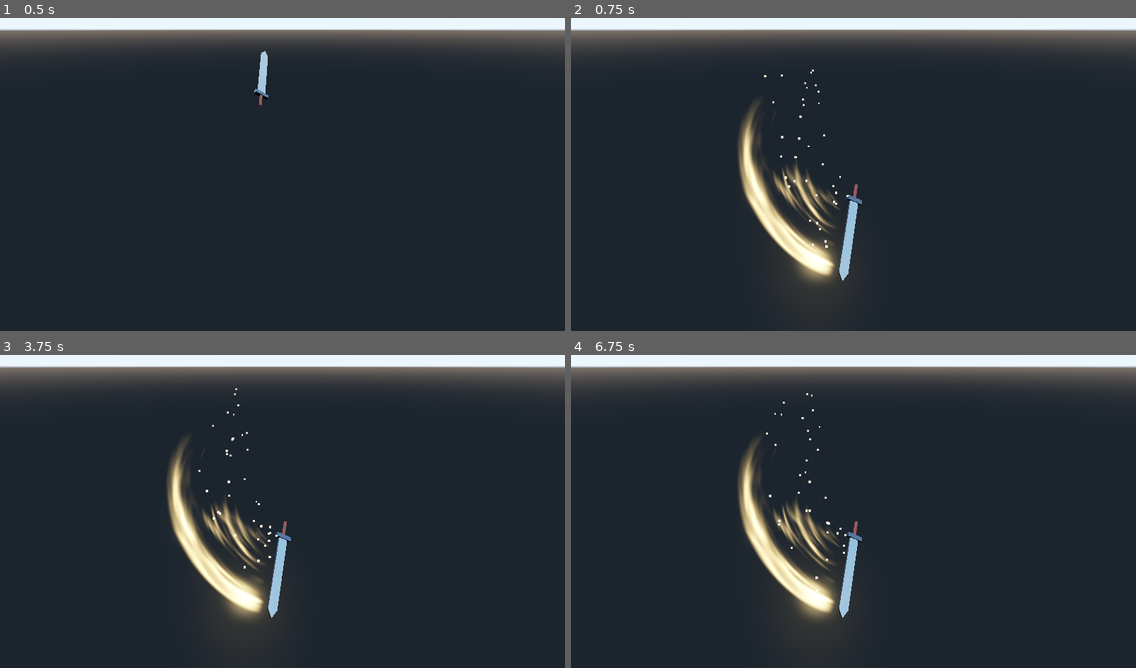
Above: before the commit, frames 1-4 (two rows, left to right).
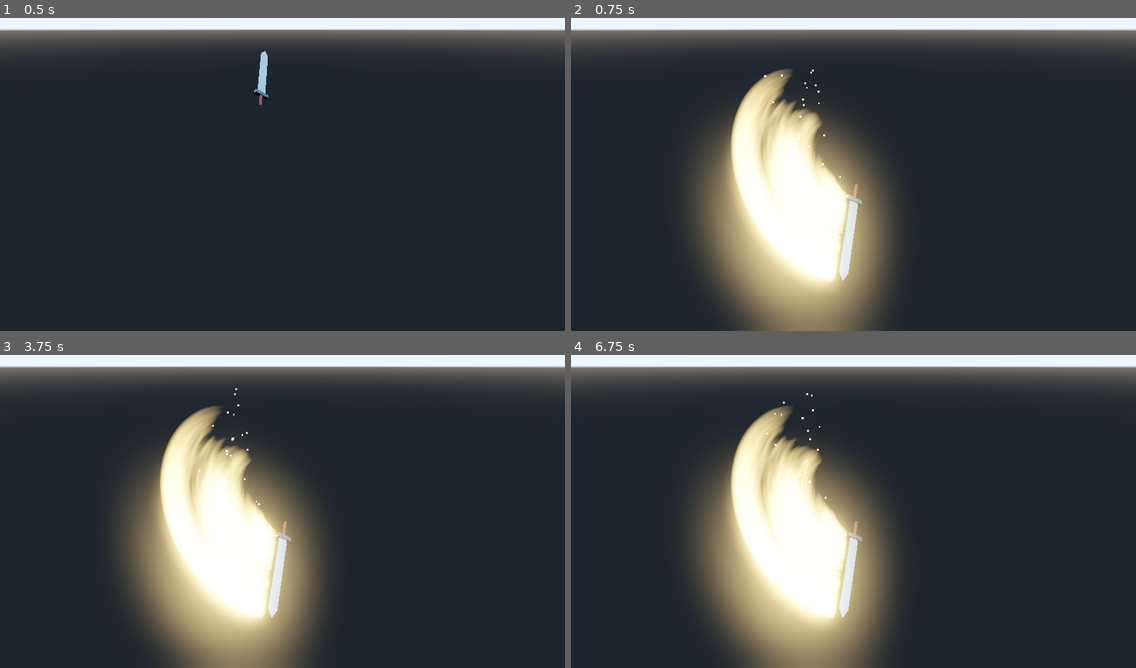
Above: after the commit, the same moments.

Repository: gdquest-demos/godot-visual-effects
Game: Godot game, scene res://Demos/Slash3DDemo.tscn
Two runs of this game, one before a commit and one after it. Both use one fixed random seed, a clock stepped at 60 frames per second and the inputs below. The project has no main scene, so this scene is started directly.
Inputs (mouse positions are in pixels of both pictures, inside the frame that each line leads up to):
- Up to frame 1 (0.5 s): no input
- Up to frame 2 (0.75 s): tap Enter at 0.5 s; move the mouse to (977, 149) at 0.52 s
- Up to frame 3 (3.75 s): move the mouse to (169, 517) at 1.27 s; move the mouse to (339, 430) at 2.02 s; move the mouse to (254, 567) at 2.77 s; tap Space at 3.5 s; move the mouse to (452, 552) at 3.52 s
- Up to frame 4 (6.75 s): move the mouse to (684, 452) at 4.27 s; move the mouse to (881, 502) at 5.02 s; move the mouse to (768, 420) at 5.77 s; tap Enter at 6.5 s; move the mouse to (977, 486) at 6.52 s

Frame 1 is identical in both runs. In frame 2, 23% of the frame differs, in the area x 20-58%, y 16-100%; in frame 3, 23%; in frame 4, 23%.

Commit message:
fix: texture correction

Diff:
--- a/godot/Slash3D/Slash3D.gdshader
+++ b/godot/Slash3D/Slash3D.gdshader
@@ -10,5 +10,5 @@
 void fragment() {
 	vec4 albedo_tex = texture(texture_albedo, UV);
 	ALBEDO = albedo.rgb * albedo_tex.rgb * emission_energy;
-	ALPHA = max(albedo_tex.r - alpha_offset, 0.0);
+	ALPHA = max(albedo_tex.a - alpha_offset, 0.0);
 }
Binary file changed: godot/Slash3D/slash_pattern.png
